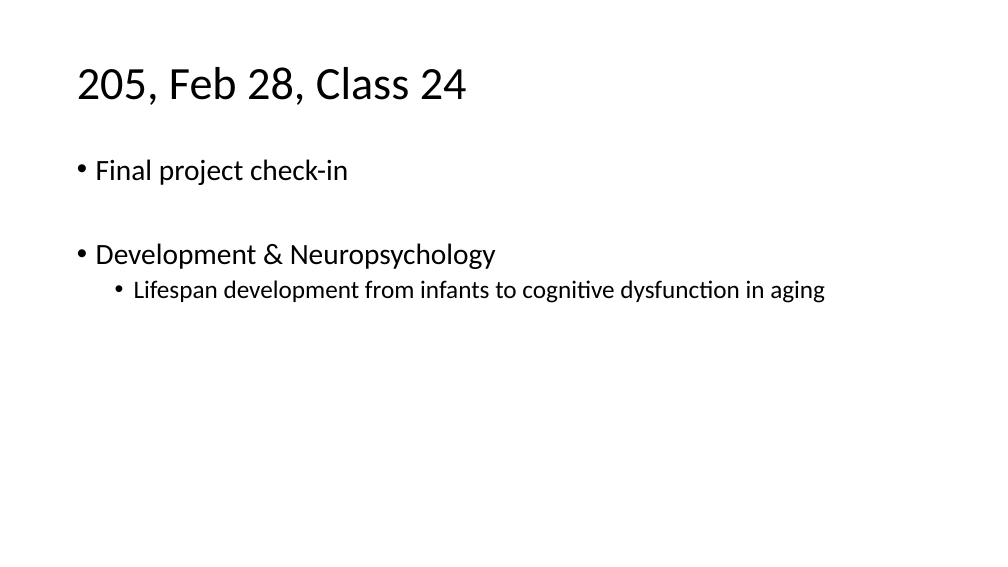
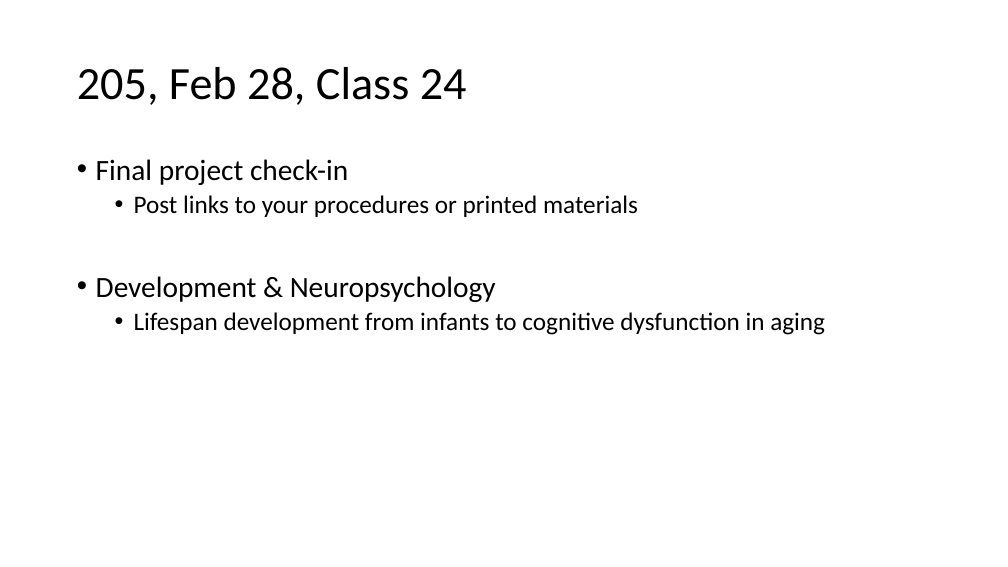
Before and after one commit to preber/Research-Methods, a slide deck: slide 1 of Class Slides 2024/Class 24.pptx. Drawn at 1008x567 pixels with LibreOffice and Linux fonts; fonts in the diff are those of the drawing. Boxes give left, top, right and bottom in pixels: in the first picture for what was removed or moved away, otherwise in the second. Text is boxed around its words. In the diff, an @@ line names an element or a change of style, - is before the commit and + after.

Commit message:
Class 24 slides

```diff
--- a/Class Slides 2024/Class 24.pptx
+++ b/Class Slides 2024/Class 24.pptx
@@ text at [134, 195, 638, 217]: paragraph added @@
+  • Post links to your procedures or printed materials
```
Also in this commit, not shown: 1 other slide changed.
